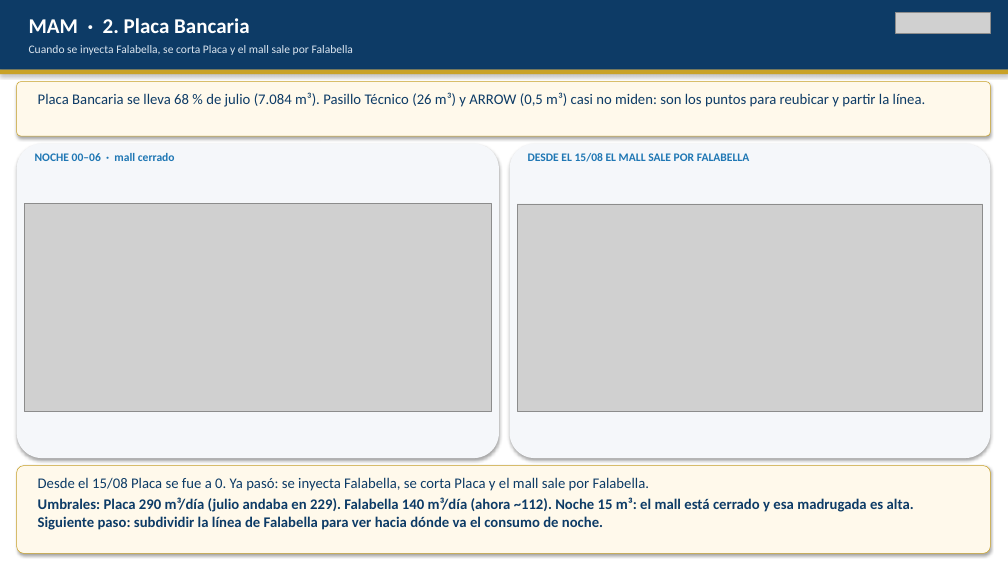
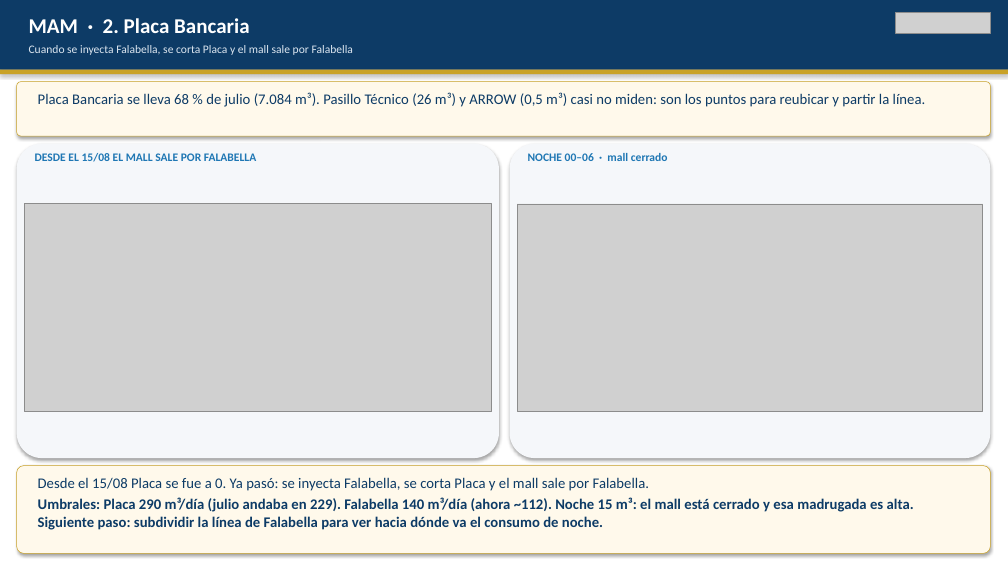
Before and after one commit to anibaloperacionesWes/wes-scripts, a slide deck: slide 5 of reports/Parque_Arauco/TMP_7MALLS/entrega_diego_anibal/Recorrido_ejecutivo_PA_MAE_20260817.pptx. Drawn at 1008x567 pixels with LibreOffice and Linux fonts; fonts in the diff are those of the drawing; grey boxes stand for pictures. Boxes give left, top, right and bottom in pixels: in the first picture for what was removed or moved away, otherwise in the second. Text is boxed around its words. In the diff, an @@ line names an element or a change of style, - is before the commit and + after.

```diff
--- a/reports/Parque_Arauco/TMP_7MALLS/entrega_diego_anibal/Recorrido_ejecutivo_PA_MAE_20260817.pptx
+++ b/reports/Parque_Arauco/TMP_7MALLS/entrega_diego_anibal/Recorrido_ejecutivo_PA_MAE_20260817.pptx
@@ text at box(35, 153, 256, 162): text changed @@
-NOCHE 00–06 · mall cerrado
+DESDE EL 15/08 EL MALL SALE POR FALABELLA
@@ text at box(528, 153, 668, 161): text changed @@
-DESDE EL 15/08 EL MALL SALE POR FALABELLA
+NOCHE 00–06 · mall cerrado
```
Also in this commit, not shown: 5 other slides changed, 1 other file.
